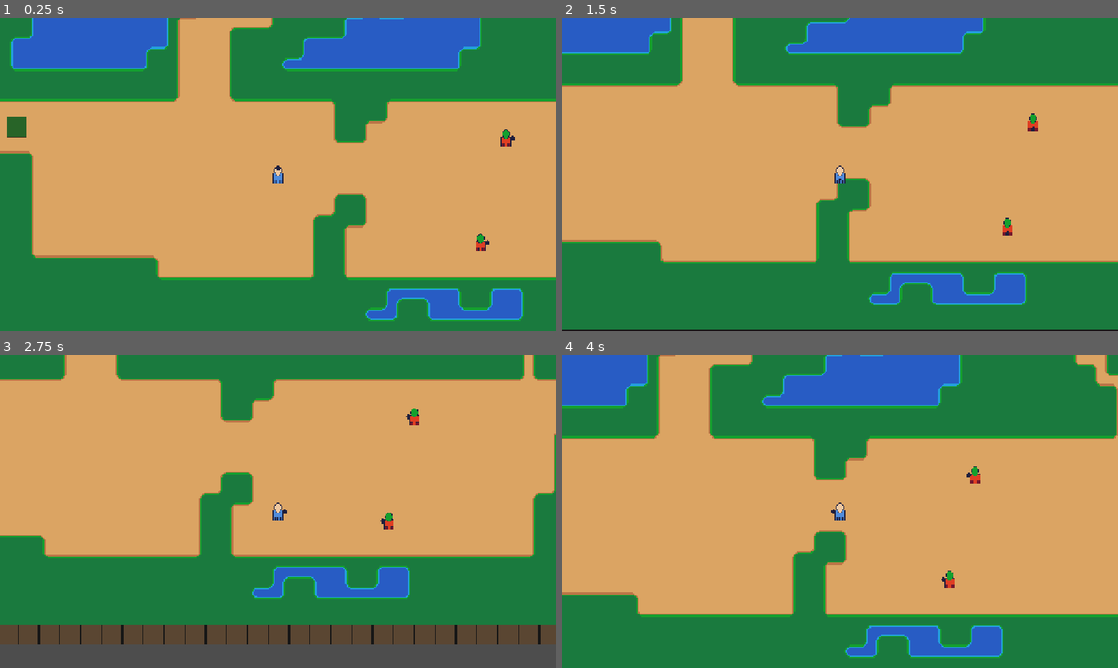
Above: before the commit, frames 1-4 (two rows, left to right).
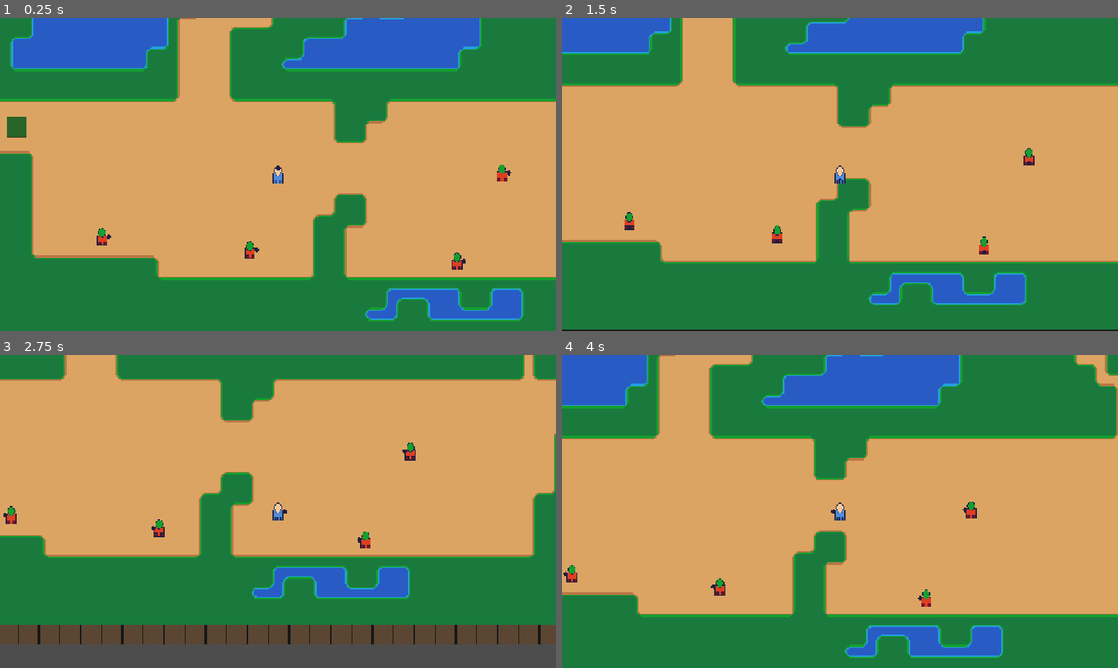
Above: after the commit, the same moments.

Repository: navtges3/PixelValley
Game: Godot game, scene res://scenes/world/locations/forest.tscn
Two runs of this game, one before a commit and one after it. Both use one fixed random seed, a clock stepped at 60 frames per second and the inputs below. This scene is started directly instead of the project's main scene.
Inputs:
- Up to frame 1 (0.25 s): no input
- Up to frame 2 (1.5 s): hold Right (ui_right) 0.53-1.28 s; hold Down (ui_down) from 1.28 s (still down)
- Up to frame 3 (2.75 s): release Down (ui_down) at 2.03 s; hold Right (ui_right) from 2.03 s (still down)
- Up to frame 4 (4 s): release Right (ui_right) at 2.78 s; hold Up (ui_up) 2.78-3.53 s; hold Left (ui_left) from 3.53 s (still down)

The runs differ from the first frame. In frame 1, 0.6% of the frame differs, in the area x 17-93%, y 35-81%; in frame 2, 0.5%; in frame 3, 0.6%, in the area x 0-76%, y 17-62%; in frame 4, 0.6%.
Error before the commit: Parse Error: Preload file "res://resources/quests/quest_10.tres" does not exist. (res://scripts/systems/quest_manager.gd:14)

Commit message:
feat: Enhance quest and spawn point functionality
- Added reset_location_spawners function to WorldManager for clearing defeated spawners.
- Updated QuestManager to reset spawners when a quest is unlocked.
- Modified quest_screen to reflect changes in button naming and functionality.
- Adjusted spawn_point to include quest_id and prevent spawning if the quest is inactive.
- Updated forest scene to reposition spawn points and add new spawn markers.

Diff:
--- a/autoload/world_manager.gd
+++ b/autoload/world_manager.gd
@@ -32,6 +32,10 @@
 		return false
 	return spawner_path in _locations[location_id]["defeated_spawners"]
 
+func reset_location_spawners(location_id: String) -> void:
+	if _locations.has(location_id):
+		_locations[location_id]["defeated_spawners"] = []
+
 # --- Serialization (called by SaveManager) ---
 func get_save_data() -> Dictionary:
 	return _locations.duplicate(true)
@@ -41,6 +45,7 @@
 	for location_id in data:
 		var raw: Dictionary = data[location_id]
 		var loc := _get_or_create(location_id)
+		loc["unlocked"] = raw.get("unlocked", false)
 		for path in raw.get("defeated_spawners", []):
 			loc["defeated_spawners"].append(path)
 
--- a/scenes/ui/screens/quest_screen.tscn
+++ b/scenes/ui/screens/quest_screen.tscn
@@ -22,10 +22,10 @@
 anchor_bottom = 1.0
 grow_horizontal = 2
 grow_vertical = 2
-theme_override_constants/margin_left = 32
-theme_override_constants/margin_top = 32
-theme_override_constants/margin_right = 32
-theme_override_constants/margin_bottom = 32
+theme_override_constants/margin_left = 256
+theme_override_constants/margin_top = 64
+theme_override_constants/margin_right = 256
+theme_override_constants/margin_bottom = 64
 
 [node name="PanelContainer" type="PanelContainer" parent="MarginContainer" unique_id=1737072988]
 layout_mode = 2
@@ -44,7 +44,7 @@
 toggle_mode = true
 text = "Available"
 
-[node name="CompleteButton" type="Button" parent="MarginContainer/PanelContainer/VBoxContainer/QuestTabs" unique_id=554873445]
+[node name="CompletedButton" type="Button" parent="MarginContainer/PanelContainer/VBoxContainer/QuestTabs" unique_id=554873445]
 custom_minimum_size = Vector2(96, 32)
 layout_mode = 2
 theme = ExtResource("3_btxr8")
@@ -58,6 +58,8 @@
 
 [node name="QuestListVBox" type="VBoxContainer" parent="MarginContainer/PanelContainer/VBoxContainer/QuestScrollContainer" unique_id=1235147832]
 layout_mode = 2
+size_flags_horizontal = 6
+alignment = 1
 
 [node name="BottomControls" type="HBoxContainer" parent="MarginContainer/PanelContainer/VBoxContainer" unique_id=11504208]
 layout_mode = 2
@@ -69,14 +71,14 @@
 theme = ExtResource("4_4tgk3")
 text = "Back"
 
-[node name="StartButton" type="Button" parent="MarginContainer/PanelContainer/VBoxContainer/BottomControls" unique_id=669956484]
+[node name="TurnInButton" type="Button" parent="MarginContainer/PanelContainer/VBoxContainer/BottomControls" unique_id=669956484]
 custom_minimum_size = Vector2(96, 32)
 layout_mode = 2
 size_flags_horizontal = 10
 theme = ExtResource("3_btxr8")
-text = "Start Quest"
+text = "Complete Quest"
 
 [connection signal="toggled" from="MarginContainer/PanelContainer/VBoxContainer/QuestTabs/AvailableButton" to="." method="_on_available_button_toggled"]
-[connection signal="toggled" from="MarginContainer/PanelContainer/VBoxContainer/QuestTabs/CompleteButton" to="." method="_on_complete_button_toggled"]
+[connection signal="toggled" from="MarginContainer/PanelContainer/VBoxContainer/QuestTabs/CompletedButton" to="." method="_on_completed_button_toggled"]
 [connection signal="pressed" from="MarginContainer/PanelContainer/VBoxContainer/BottomControls/BackButton" to="." method="_on_back_button_pressed"]
-[connection signal="pressed" from="MarginContainer/PanelContainer/VBoxContainer/BottomControls/StartButton" to="." method="_on_start_button_pressed"]
+[connection signal="pressed" from="MarginContainer/PanelContainer/VBoxContainer/BottomControls/TurnInButton" to="." method="_on_start_button_pressed"]
--- a/scenes/world/locations/forest.tscn
+++ b/scenes/world/locations/forest.tscn
@@ -5,7 +5,6 @@
 [ext_resource type="PackedScene" uid="uid://cv120tmswg7xm" path="res://scenes/world/player.tscn" id="2_ftutg"]
 [ext_resource type="Script" uid="uid://c5sed60hjy0rk" path="res://scripts/world/trigger_zone.gd" id="3_ttkfb"]
 [ext_resource type="Script" uid="uid://bh4ht0hpunwty" path="res://scripts/world/spawn_point.gd" id="5_euhvq"]
-[ext_resource type="PackedScene" uid="uid://bbuw3kio461fn" path="res://scenes/world/enemy.tscn" id="6_uuut2"]
 [ext_resource type="PackedScene" uid="uid://btej8vh3kxmxo" path="res://scenes/ui/windows/pause_window.tscn" id="7_1da0x"]
 
 [sub_resource type="CircleShape2D" id="CircleShape2D_ttkfb"]
@@ -51,21 +50,27 @@
 [node name="EnemySpawns" type="Node2D" parent="." unique_id=1042456803]
 
 [node name="SpawnPoint" type="Marker2D" parent="EnemySpawns" unique_id=1804905389 groups=["spawn_point"]]
-position = Vector2(621, 130)
+position = Vector2(233, 536)
 script = ExtResource("5_euhvq")
-enemy_scene = ExtResource("6_uuut2")
 
 [node name="SpawnPoint2" type="Marker2D" parent="EnemySpawns" unique_id=345326014 groups=["spawn_point"]]
-position = Vector2(853, 385)
+position = Vector2(460, 556)
 script = ExtResource("5_euhvq")
-enemy_scene = ExtResource("6_uuut2")
 
 [node name="SpawnPoint3" type="Marker2D" parent="EnemySpawns" unique_id=1164514806 groups=["spawn_point"]]
-position = Vector2(814, 545)
+position = Vector2(621, 128)
 script = ExtResource("5_euhvq")
-enemy_scene = ExtResource("6_uuut2")
 
 [node name="SpawnPoint4" type="Marker2D" parent="EnemySpawns" unique_id=2105180426 groups=["spawn_point"]]
-position = Vector2(1161, 130)
+position = Vector2(778, 574)
 script = ExtResource("5_euhvq")
-enemy_scene = ExtResource("6_uuut2")
+
+[node name="SpawnPoint5" type="Marker2D" parent="EnemySpawns" unique_id=298816999 groups=["spawn_point"]]
+position = Vector2(847, 438)
+script = ExtResource("5_euhvq")
+
+[node name="BossSpawnPoint" type="Marker2D" parent="EnemySpawns" unique_id=1100285348 groups=["spawn_point"]]
+position = Vector2(1154, 117)
+script = ExtResource("5_euhvq")
+monster_id = 1
+quest_id = 3
--- a/scripts/systems/quest_manager.gd
+++ b/scripts/systems/quest_manager.gd
@@ -11,19 +11,10 @@
 	preload("res://resources/quests/quest_7.tres"),
 	preload("res://resources/quests/quest_8.tres"),
 	preload("res://resources/quests/quest_9.tres"),
-	preload("res://resources/quests/quest_10.tres"),
-	preload("res://resources/quests/quest_11.tres"),
-	preload("res://resources/quests/quest_12.tres"),
-	preload("res://resources/quests/quest_13.tres"),
-	preload("res://resources/quests/quest_14.tres"),
-	preload("res://resources/quests/quest_15.tres"),
-	preload("res://resources/quests/quest_101.tres"),
-	preload("res://resources/quests/quest_102.tres")
 ]
 
 
 const FIRST_QUEST_ID := 1
-const LAST_QUEST_ID := 15
 
 @export var locked_quests: Array[Quest] = []
 @export var available_quests: Array[Quest] = []
@@ -91,7 +82,16 @@
 		if locked_quest.id == quest_id:
 			locked_quests.erase(locked_quest)
 			add_available_quest(locked_quest)
+			_reset_spawners_for_quest(locked_quest)
 			return
+
+func _reset_spawners_for_quest(quest: Quest) -> void:
+	var locations_to_reset: Array[String] = []
+	for objective in quest.monster_objectives:
+		if objective.location_id != "" and objective.location_id not in locations_to_reset:
+			locations_to_reset.append(objective.location_id)
+	for location_id in locations_to_reset:
+		WorldManager.reset_location_spawners(location_id)
 
 func add_available_quest(quest: Quest) -> void:
 	if quest in available_quests or quest in completed_quests:
--- a/scripts/ui/screens/quest_screen.gd
+++ b/scripts/ui/screens/quest_screen.gd
@@ -3,39 +3,45 @@
 const LOCATION_ID := "quest"
 
 @onready var available_button: Button = $MarginContainer/PanelContainer/VBoxContainer/QuestTabs/AvailableButton
-@onready var complete_button: Button = $MarginContainer/PanelContainer/VBoxContainer/QuestTabs/CompleteButton
+@onready var completed_button: Button = $MarginContainer/PanelContainer/VBoxContainer/QuestTabs/CompletedButton
 @onready var quest_list_v_box: VBoxContainer = $MarginContainer/PanelContainer/VBoxContainer/QuestScrollContainer/QuestListVBox
 
-@onready var start_button: Button = $MarginContainer/PanelContainer/VBoxContainer/BottomControls/StartButton
+@onready var turn_in_button: Button = $MarginContainer/PanelContainer/VBoxContainer/BottomControls/TurnInButton
 
-var selected_quest:Button = null
+var selected_quest: QuestButton = null
 var current_tab = "available"
 
 func _ready() -> void:
 	load_quests(current_tab)
-	start_button.disabled = true
 	available_button.button_pressed = true
+	_update_complete_button()
 
 func _on_back_button_pressed() -> void:
 	ScreenManager.go_back(LOCATION_ID)
 
-func _on_complete_button_toggled(toggled_on: bool) -> void:
+func _on_completed_button_toggled(toggled_on: bool) -> void:
 	if toggled_on:
-		if current_tab != "complete":
-			current_tab = "complete"
+		if current_tab != "completed":
+			current_tab = "completed"
 			available_button.button_pressed = false
 			if selected_quest:
 				selected_quest.button_pressed = false
 				selected_quest = null
-			start_button.disabled = true
+			_update_complete_button()
 			load_quests(current_tab)
+	else:
+		available_button.button_pressed = true
+		_on_available_button_toggled(not toggled_on)
 
 func _on_available_button_toggled(toggled_on: bool) -> void:
 	if toggled_on:
 		if current_tab != "available":
 			current_tab = "available"
-			complete_button.button_pressed = false
+			completed_button.button_pressed = false
 			load_quests(current_tab)
+	else:
+		completed_button.button_pressed = true
+		_on_completed_button_toggled(not toggled_on)
 
 func _on_start_button_pressed() -> void:
 	if selected_quest == null:
@@ -45,19 +51,28 @@
 		GameState.quest_manager.turn_in_quest(quest)
 		load_quests(current_tab)
 		selected_quest = null
-		start_button.disabled = true
+		_update_complete_button()
 
 func _on_quest_selected(selected_button: QuestButton):
 	if selected_quest == selected_button:
 		selected_quest = null
-		start_button.disabled = true
+		_update_complete_button()
 	else:
+		if current_tab == "completed":
+			return
 		if selected_quest:
 			selected_quest.button_pressed = false
 		selected_quest = selected_button
-		var quest: Quest = selected_button.get_quest()
-		start_button.disabled = not quest.all_objectives_met()
-		start_button.text = "Turn In" if quest.all_objectives_met() else "In Progress"
+		_update_complete_button()
+
+func _update_complete_button() -> void:
+	if selected_quest:
+		var objectives_met: bool = selected_quest.get_quest().all_objectives_met()
+		turn_in_button.disabled = not objectives_met
+		turn_in_button.text = "Turn In" if objectives_met else "In Progress"
+	else:
+		turn_in_button.disabled = true
+		turn_in_button.text = "Locked"
 
 func clear_quest_list():
 	for child in quest_list_v_box.get_children():
--- a/scripts/world/spawn_point.gd
+++ b/scripts/world/spawn_point.gd
@@ -7,11 +7,17 @@
 @export var spawn_count: int = 1
 @export var use_existing_children: bool = false
 @export var spawn_offset: Vector2 = Vector2(16, 0)
+@export var quest_id: int = 0
 
 var spawned_enemies: Array[Enemy] = []
 
 func spawn(parent: Node, combat_handler: Callable, location_id: String) -> void:
 	var path = str(get_path())
+
+	if quest_id > 0:
+		if not _is_quest_active(quest_id):
+			return
+
 	if WorldManager.is_spawner_defeated(location_id, path):
 		return
 
@@ -38,3 +44,11 @@
 		enemy.spawn_point_id = path
 		if not enemy.combat_initiated.is_connected(combat_handler):
 			enemy.combat_initiated.connect(combat_handler)
+
+func _is_quest_active(id: int) -> bool:
+	if GameState.quest_manager == null:
+		return false
+	for quest in GameState.quest_manager.available_quests:
+		if quest.id == id:
+			return true
+	return false
